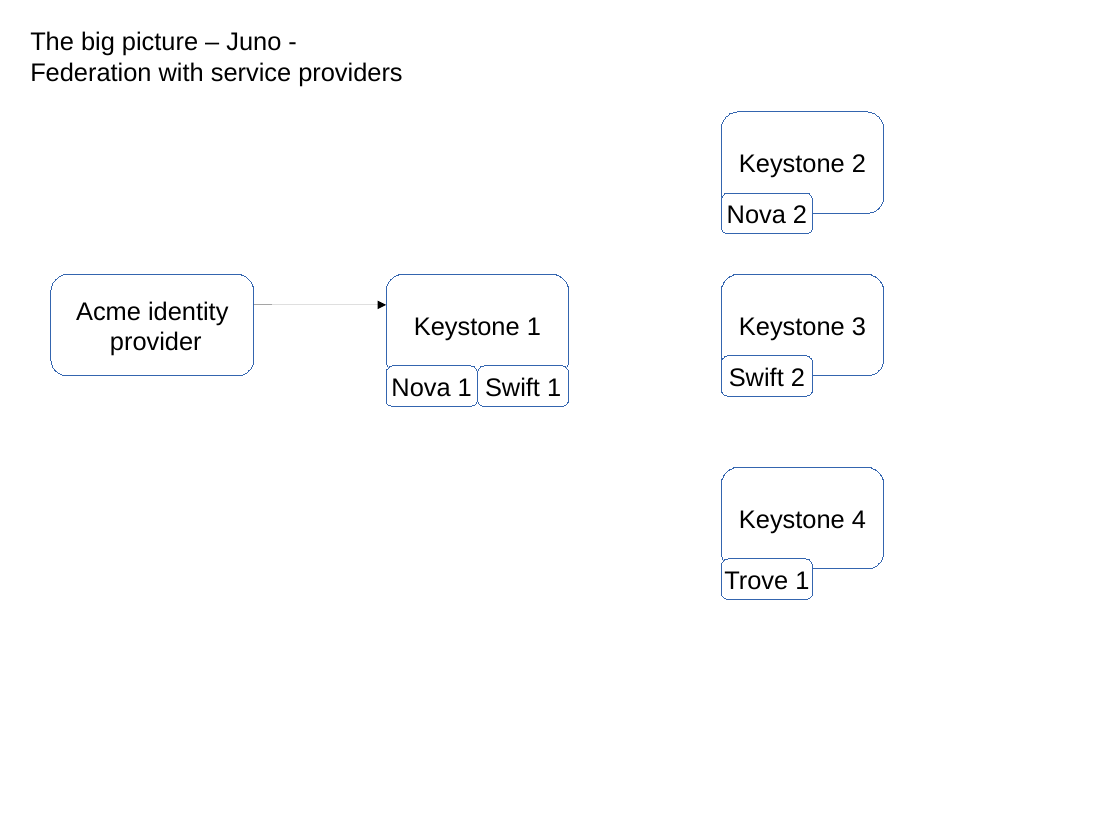
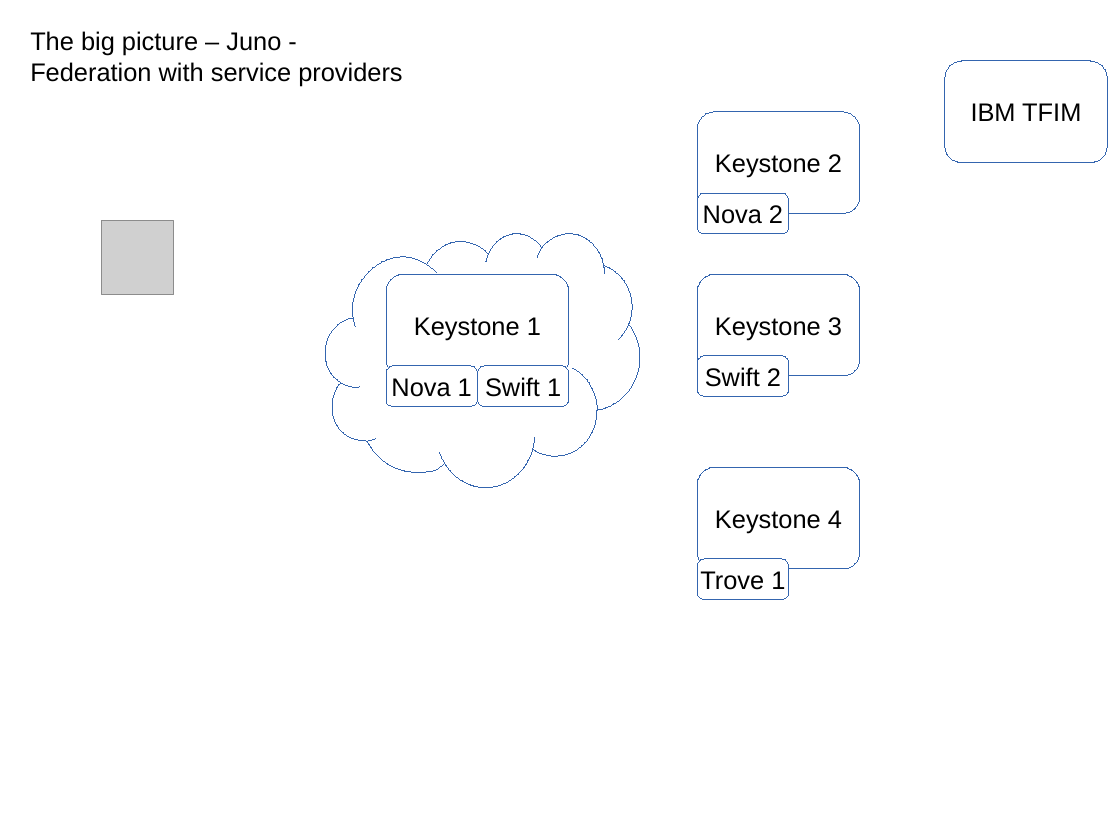
Before and after one commit to joesavak/OpenStackFederation, a slide deck: slide 6 of os-federation.odp. Drawn at 1120x840 pixels with LibreOffice and Linux fonts; fonts in the diff are those of the drawing; grey boxes stand for pictures. Boxes give left, top, right and bottom in pixels: in the first picture for what was removed or moved away, otherwise in the second. Text is boxed around its words. In the diff, an @@ line names an element or a change of style, - is before the commit and + after.

```diff
--- a/os-federation.odp
+++ b/os-federation.odp
@@ rounded rectangle added at (945, 61, 1108, 163), outline #3465AF 0 pt, 18 pt, text #000000 @@
+IBM TFIM
@@ picture added at (102, 221, 174, 295) @@
@@ freeform shape added at (325, 234, 640, 488), outline #3465AF 0 pt @@
@@ rounded rectangle removed at (51, 274, 254, 376) @@
-Acme identity
-provider
@@ arrow removed from (254, 305) to (386, 305) @@
@@ 6 rounded rectangles: place and size @@
-6 rounded rectangles at (722, 112, 884, 600)
+6 rounded rectangles at (697, 112, 860, 600)
```
Also in this commit, not shown: 5 other slides changed, 1 slide added.
